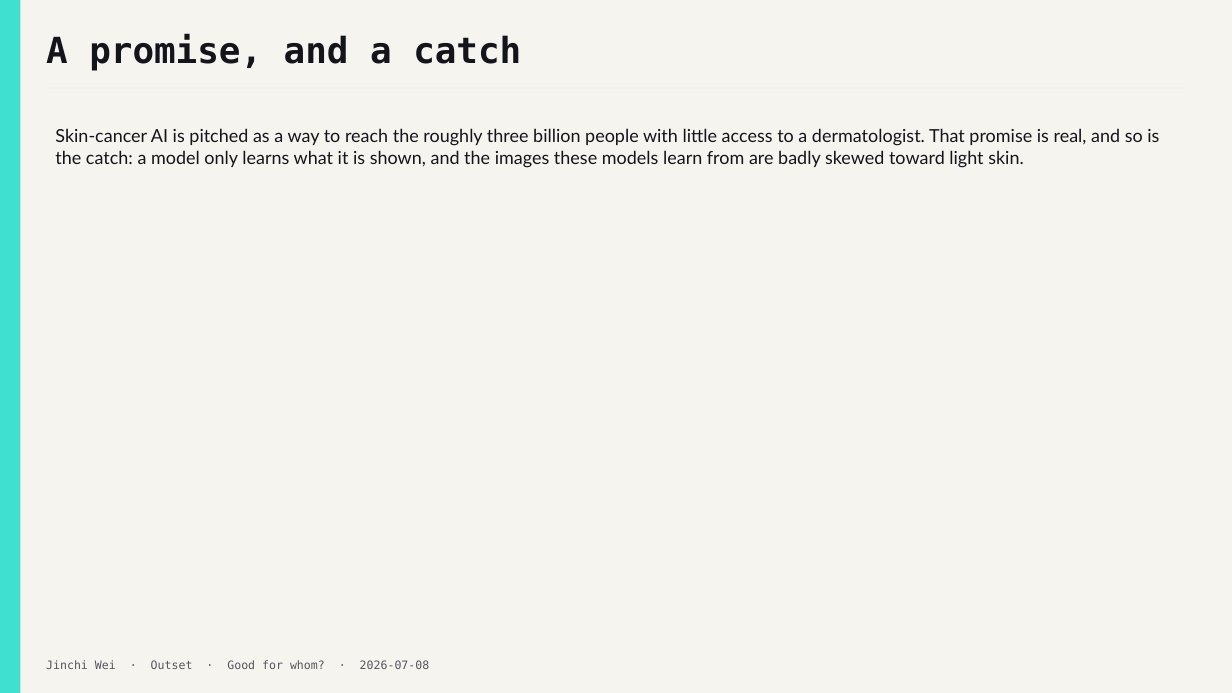
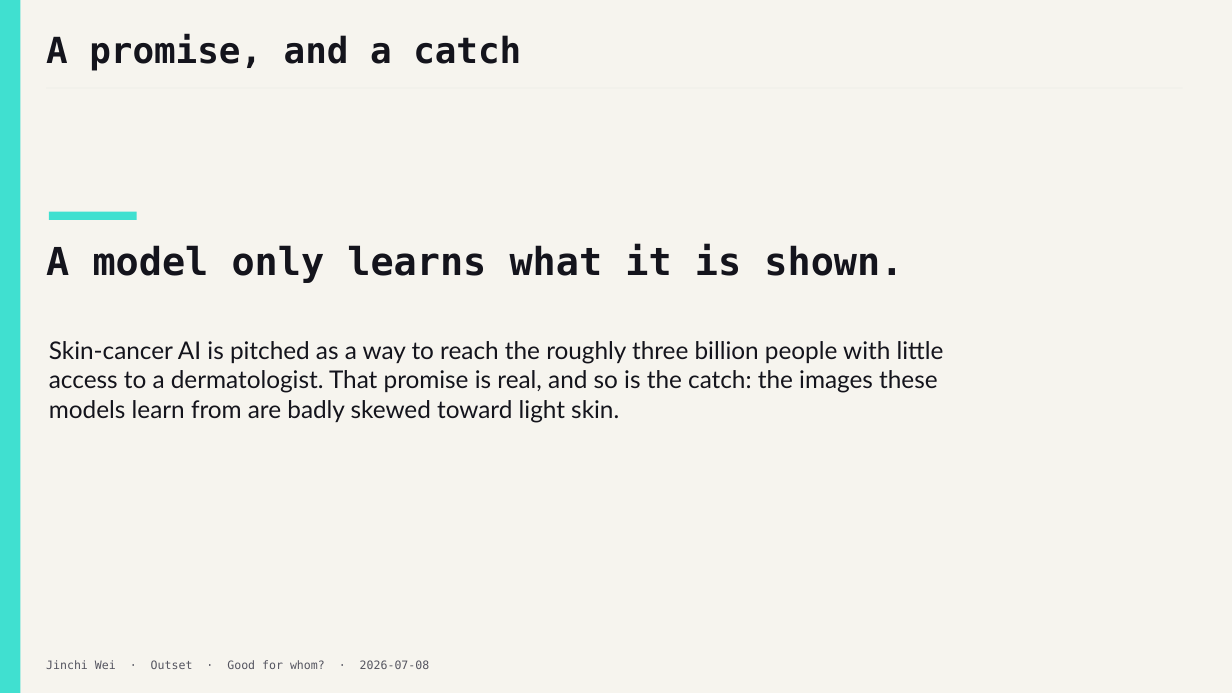
Before and after one commit to jinchiwei/outset-ai-healthcare, a slide deck: slide 3 of solutions/g4_skin_access/slides/g4_skin_access.pptx. Drawn at 1232x693 pixels with LibreOffice and Linux fonts; fonts in the diff are those of the drawing. Boxes give left, top, right and bottom in pixels: in the first picture for what was removed or moved away, otherwise in the second. Text is boxed around its words. In the diff, an @@ line names an element or a change of style, - is before the commit and + after.

```diff
--- a/solutions/g4_skin_access/slides/g4_skin_access.pptx
+++ b/solutions/g4_skin_access/slides/g4_skin_access.pptx
@@ rectangle added at [49, 212, 137, 220], fill #40E0D0 @@
@@ text added at [46, 244, 903, 283], 30 pt, text #14141C, bold @@
+A model only learns what it is shown.
@@ text at [49, 341, 944, 423]: text changed; size 14 to 19 pt @@
-Skin-cancer AI is pitched as a way to reach the roughly three billion people with little access to a dermatologist. That promise is real, and so is the catch: a model only learns what it is shown, and the images these models learn from are badly skewed toward light skin.
+Skin-cancer AI is pitched as a way to reach the roughly three billion people with little access to a dermatologist. That promise is real, and so is the catch: the images these models learn from are badly skewed toward light skin.
```
Also in this commit, not shown: 4 other slides changed, 1 slide added, 1 slide removed, 3 other files.
